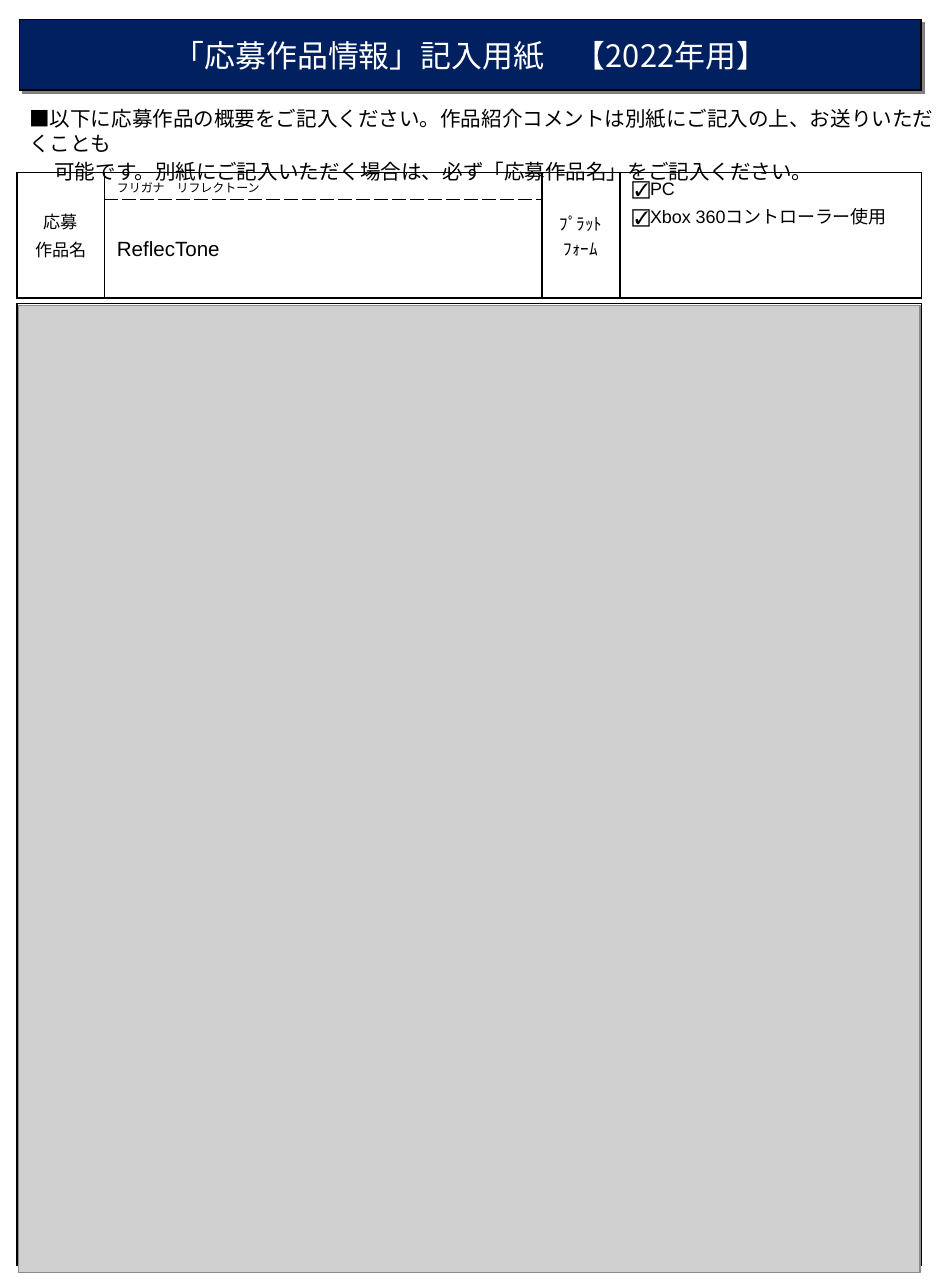
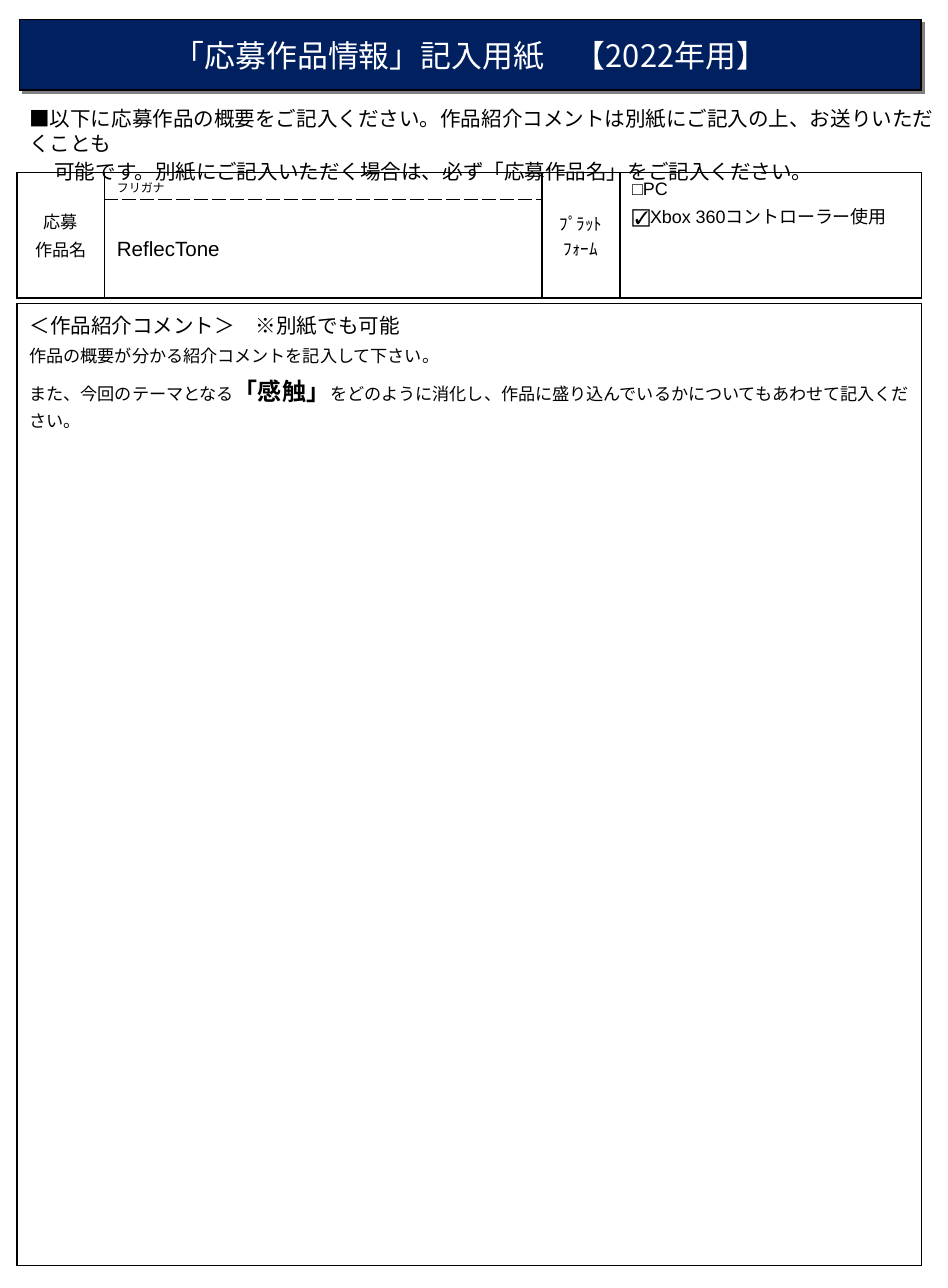
Before and after one commit to kurama13717/SPIC, a slide deck: slide 1 of 日本ゲーム大賞2022応募説明/作品紹介コメント_フォーマット2022/1_作品紹介コメントフォーマット2022.pptx. Drawn at 948x1288 pixels with LibreOffice and Linux fonts; fonts in the diff are those of the drawing; grey boxes stand for pictures. Boxes give left, top, right and bottom in pixels: in the first picture for what was removed or moved away, otherwise in the second. Text is boxed around its words. In the diff, an @@ line names an element or a change of style, - is before the commit and + after.

```diff
--- a/日本ゲーム大賞2022応募説明/作品紹介コメント_フォーマット2022/1_作品紹介コメントフォーマット2022.pptx
+++ b/日本ゲーム大賞2022応募説明/作品紹介コメント_フォーマット2022/1_作品紹介コメントフォーマット2022.pptx
@@ table at (x1=17, y1=173, x2=921, y2=273) @@
-row 1, column 2: フリガナ リフレクトーン
+row 1, column 2: フリガナ
-row 1, column 4: ☑PC / ☑Xbox 360コントローラー使用
+row 1, column 4: □PC / ☑Xbox 360コントローラー使用
@@ picture removed at (x1=19, y1=306, x2=920, y2=1273) @@
```
Also in this commit, not shown: 6 other files.
